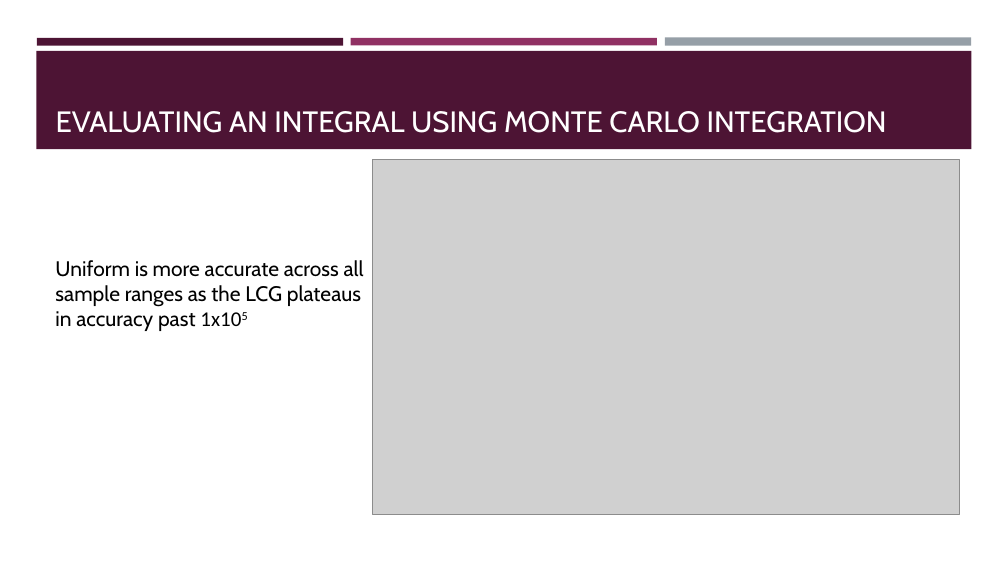
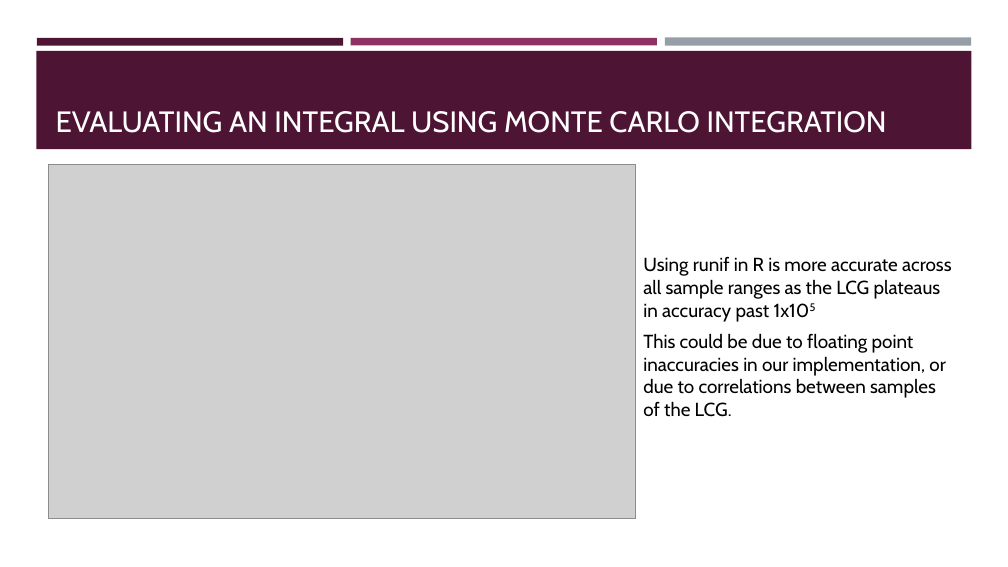
Before and after one commit to eoiniritium/jateb-course-work, a slide deck: slide 10 of presentation.pptx. Drawn at 1008x567 pixels with LibreOffice and Linux fonts; fonts in the diff are those of the drawing; grey boxes stand for pictures. Boxes give left, top, right and bottom in pixels: in the first picture for what was removed or moved away, otherwise in the second. Text is boxed around its words. In the diff, an @@ line names an element or a change of style, - is before the commit and + after.

```diff
--- a/presentation.pptx
+++ b/presentation.pptx
@@ picture: place and size @@
-picture at bbox=[372, 160, 960, 514]
+picture at bbox=[48, 164, 637, 519]
@@ text at bbox=[643, 257, 952, 322]: text changed; size 20 to 18 pt @@
-Uniform is more accurate across all sample ranges as the LCG plateaus in accuracy past 1x105
+Using runif in R is more accurate across all sample ranges as the LCG plateaus in accuracy past 1x105
@@ text added at bbox=[643, 333, 945, 417], 18 pt, text #000000 @@
+This could be due to floating point inaccuracies in our implementation, or due to correlations between samples of the LCG.
```
Also in this commit, not shown: 5 other slides changed.
